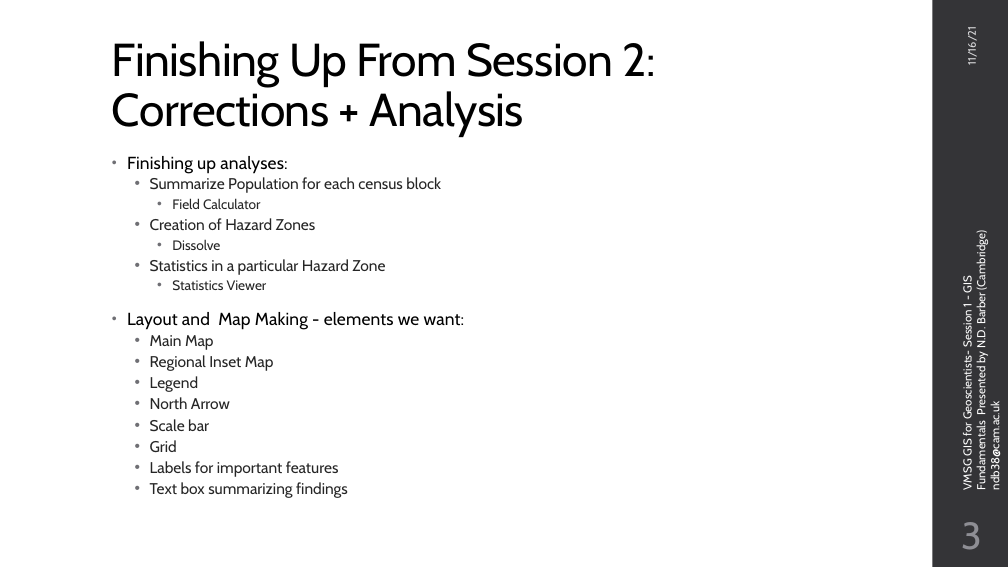
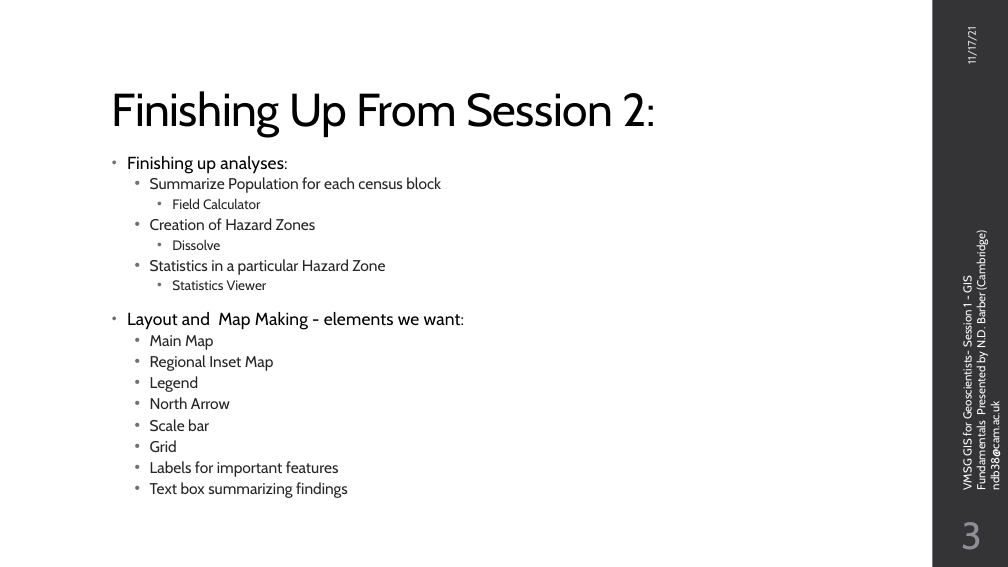
Before and after one commit to ndb38/gis-for-geoscientists, a slide deck: slide 4 of VMSG_Workshop_2021/Session 3/VMSG_Session3_Lecture.pptx. Drawn at 1008x567 pixels with LibreOffice and Linux fonts; fonts in the diff are those of the drawing. Boxes give left, top, right and bottom in pixels: in the first picture for what was removed or moved away, otherwise in the second. Text is boxed around its words. In the diff, an @@ line names an element or a change of style, - is before the commit and + after.

```diff
--- a/VMSG_Workshop_2021/Session 3/VMSG_Session3_Lecture.pptx
+++ b/VMSG_Workshop_2021/Session 3/VMSG_Session3_Lecture.pptx
@@ text at (x1=965, y1=29, x2=978, y2=63): text changed @@
-11/16/21
+11/17/21
@@ title at (x1=112, y1=91, x2=656, y2=136): text changed @@
-Finishing Up From Session 2:
-Corrections + Analysis
+Finishing Up From Session 2:
```
Also in this commit, not shown: 22 other slides changed, 1 other file.
